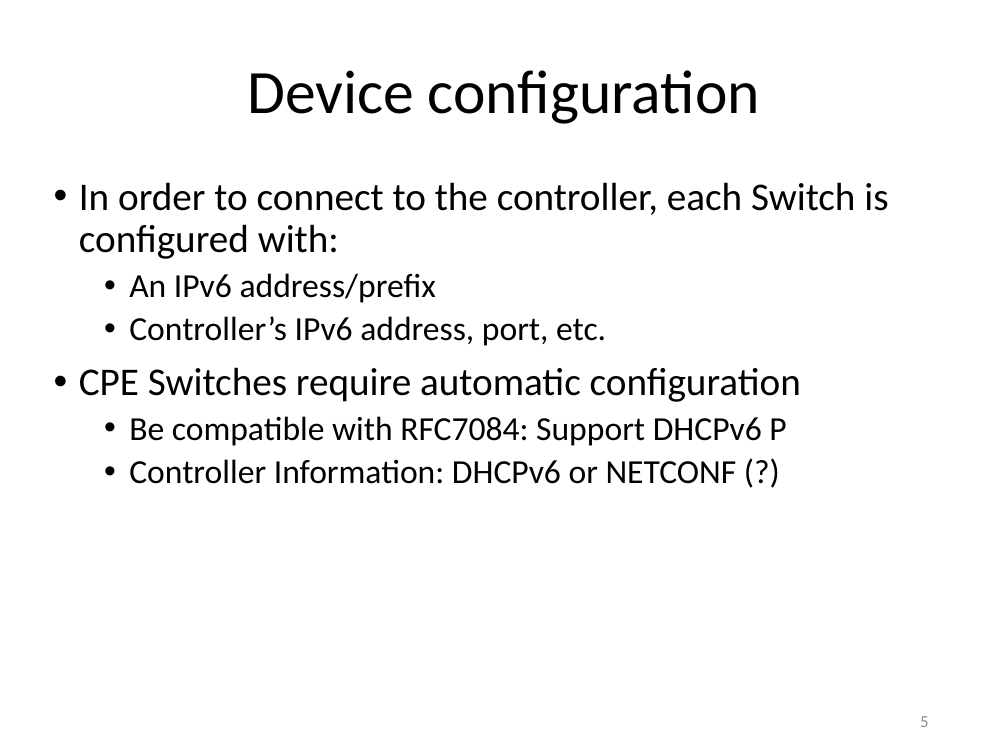
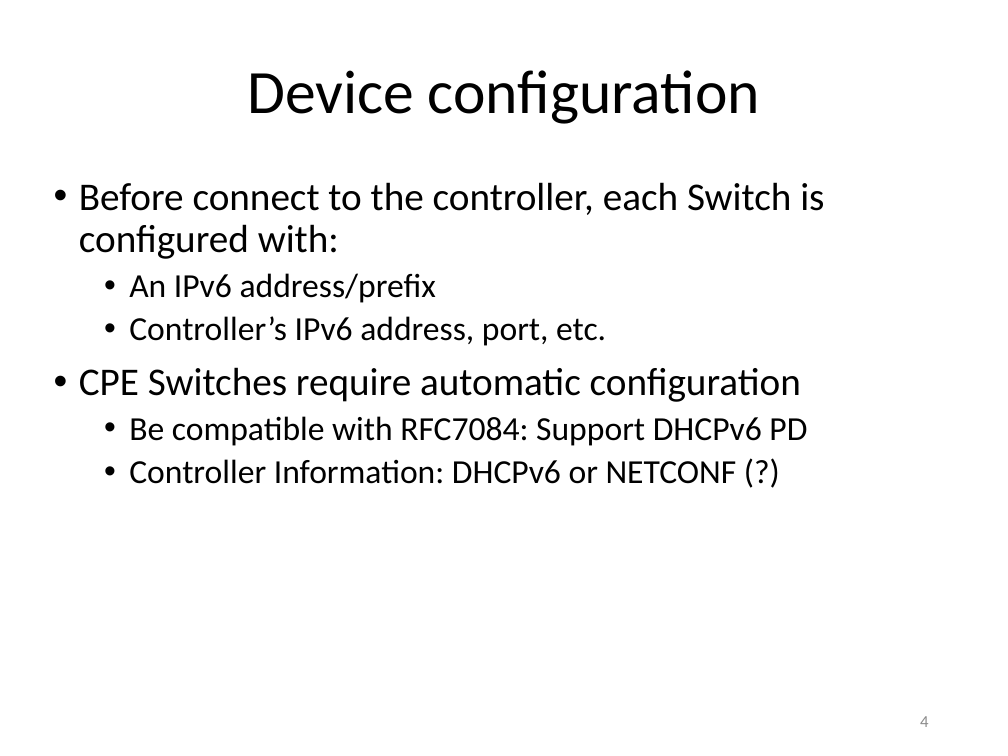
Before and after one commit to gnocuil/draft-sdn, a slide deck: slide 4 of Unified IPv6 Transition Framework With Flow-based Forwarding.pptx (slide 5 before the commit). Drawn at 1008x756 pixels with LibreOffice and Linux fonts; fonts in the diff are those of the drawing. Boxes give left, top, right and bottom in pixels: in the first picture for what was removed or moved away, otherwise in the second. Text is boxed around its words. In the diff, an @@ line names an element or a change of style, - is before the commit and + after.

```diff
--- a/Unified IPv6 Transition Framework With Flow-based Forwarding.pptx
+++ b/Unified IPv6 Transition Framework With Flow-based Forwarding.pptx
@@ text at <box>79,182,824,259</box>: text changed @@
-• In order to connect to the controller, each Switch is configured with:
+• Before connect to the controller, each Switch is configured with:
@@ text at <box>129,416,807,446</box>: text changed @@
-  • Be compatible with RFC7084: Support DHCPv6 P
+  • Be compatible with RFC7084: Support DHCPv6 PD
@@ page number at <box>920,716,928,727</box>: text changed @@
-5
+4
```
Also in this commit, not shown: 7 other slides changed.
